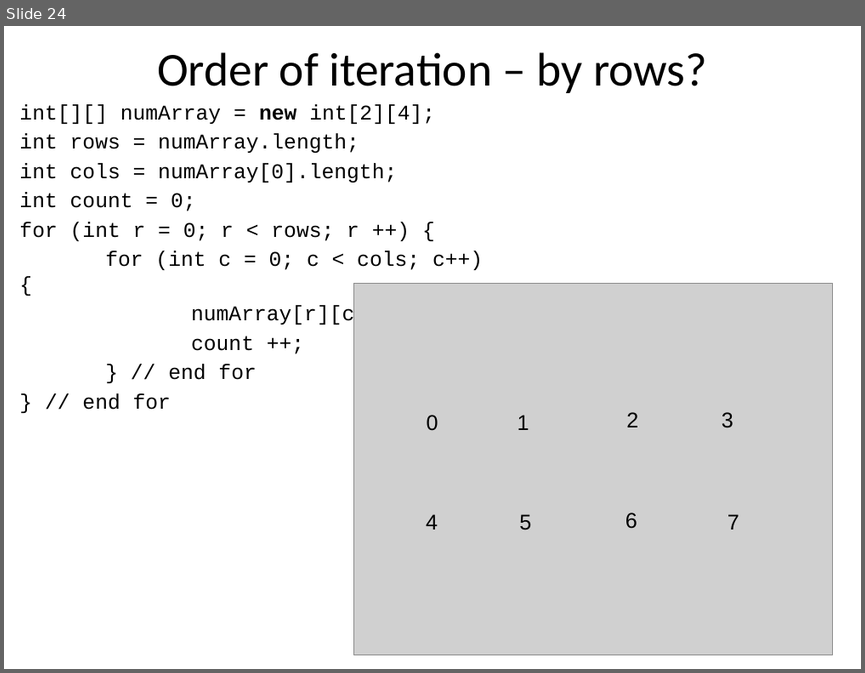
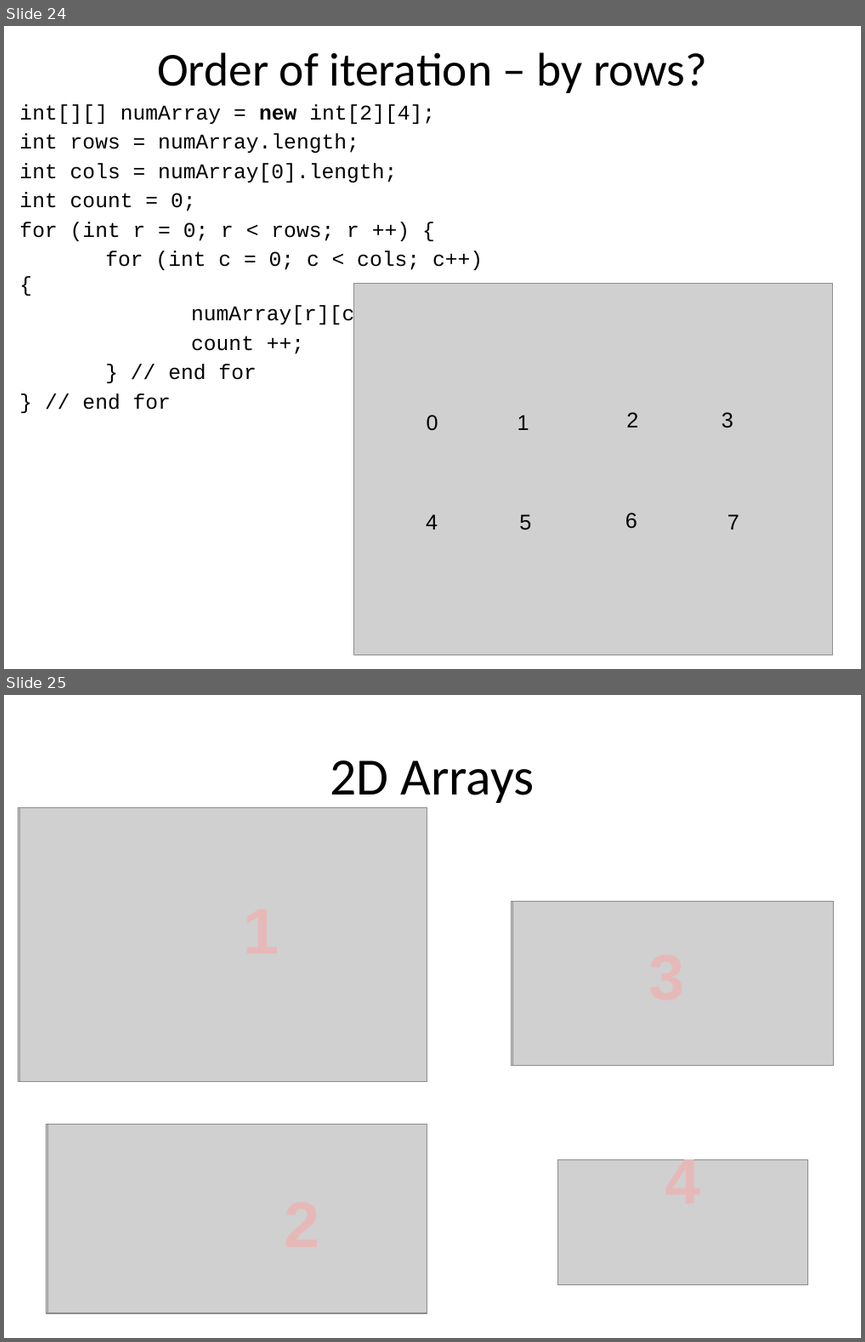
Before and after one commit to RHIT-CSSE/csse220, a slide deck: ClassMaterials/2DArraysAndMaps/Slides/Part2-2D-Arrays.pptx. Shown one above the other, each under a label of ours: slide 24 before the commit, slides 24 and 25 after it. The pictures are 865x673 and 865x1342 pixels, drawn with LibreOffice and Linux fonts; fonts in the diff are those of the drawing; grey boxes stand for pictures. Boxes give left, top, right and bottom in pixels: in the first picture for what was removed or moved away, otherwise in the second. Text is boxed around its words. In the diff, an @@ line names an element or a change of style, - is before the commit and + after.

```diff
--- a/ClassMaterials/2DArraysAndMaps/Slides/Part2-2D-Arrays.pptx
+++ b/ClassMaterials/2DArraysAndMaps/Slides/Part2-2D-Arrays.pptx
@@ slide 25 added at (4, 695, 861, 1338), background #FFFFFF @@
@@ title added at (330, 760, 534, 803), 44 pt, text #000000 @@
+2D Arrays
@@ picture added at (18, 807, 426, 1081) @@
@@ picture added at (19, 807, 426, 1081) @@
@@ picture added at (511, 902, 832, 1066) @@
@@ picture added at (512, 902, 833, 1066) @@
@@ picture added at (46, 1123, 425, 1313) @@
@@ picture added at (47, 1123, 426, 1313) @@
@@ text added at (665, 1152, 701, 1160), 54 pt, text #E6B9B8, bold @@
+4
@@ picture added at (558, 1159, 809, 1285) @@
```
Also in this commit, not shown: 2 slides changed, 1 slide removed, 2 other files.
